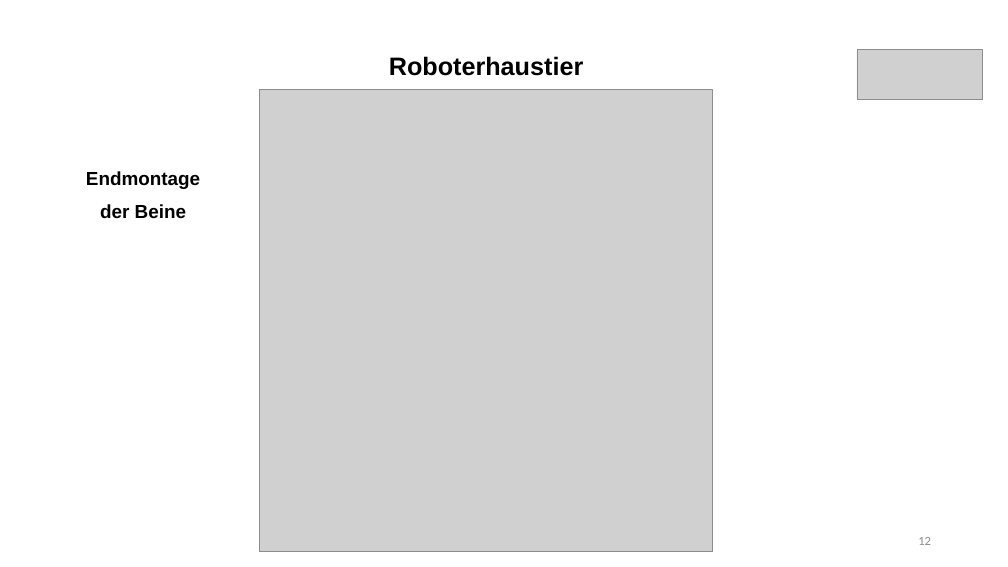
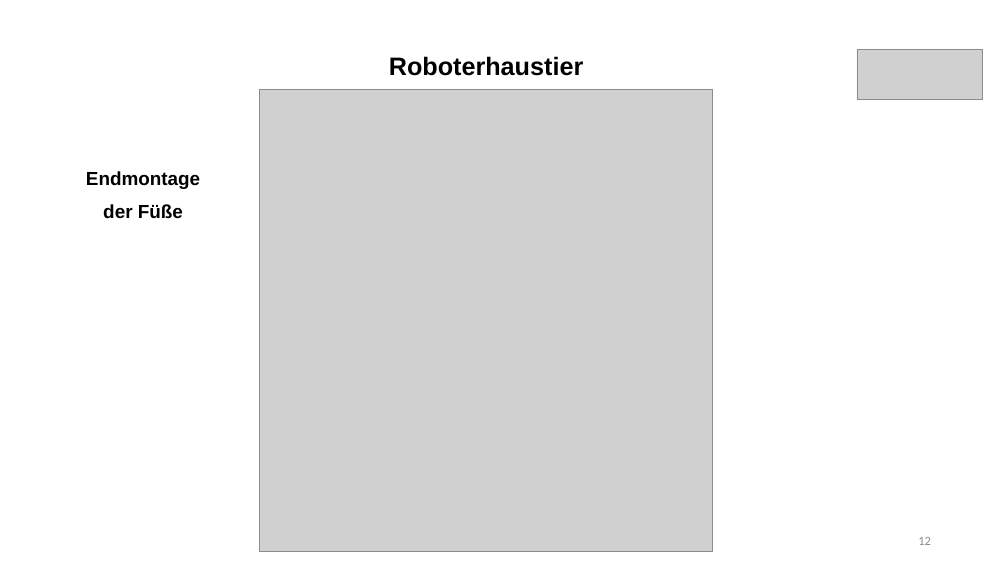
Before and after one commit to frankyhub/Egone, a slide deck: slide 12 of pdf/Roboterhaustier.pptx. Drawn at 1008x567 pixels with LibreOffice and Linux fonts; fonts in the diff are those of the drawing; grey boxes stand for pictures. Boxes give left, top, right and bottom in pixels: in the first picture for what was removed or moved away, otherwise in the second. Text is boxed around its words. In the diff, an @@ line names an element or a change of style, - is before the commit and + after.

```diff
--- a/pdf/Roboterhaustier.pptx
+++ b/pdf/Roboterhaustier.pptx
@@ text at (x1=103, y1=204, x2=183, y2=219): text changed @@
-der Beine
+der Füße
```
Also in this commit, not shown: 1 other slide changed, 1 other file.
